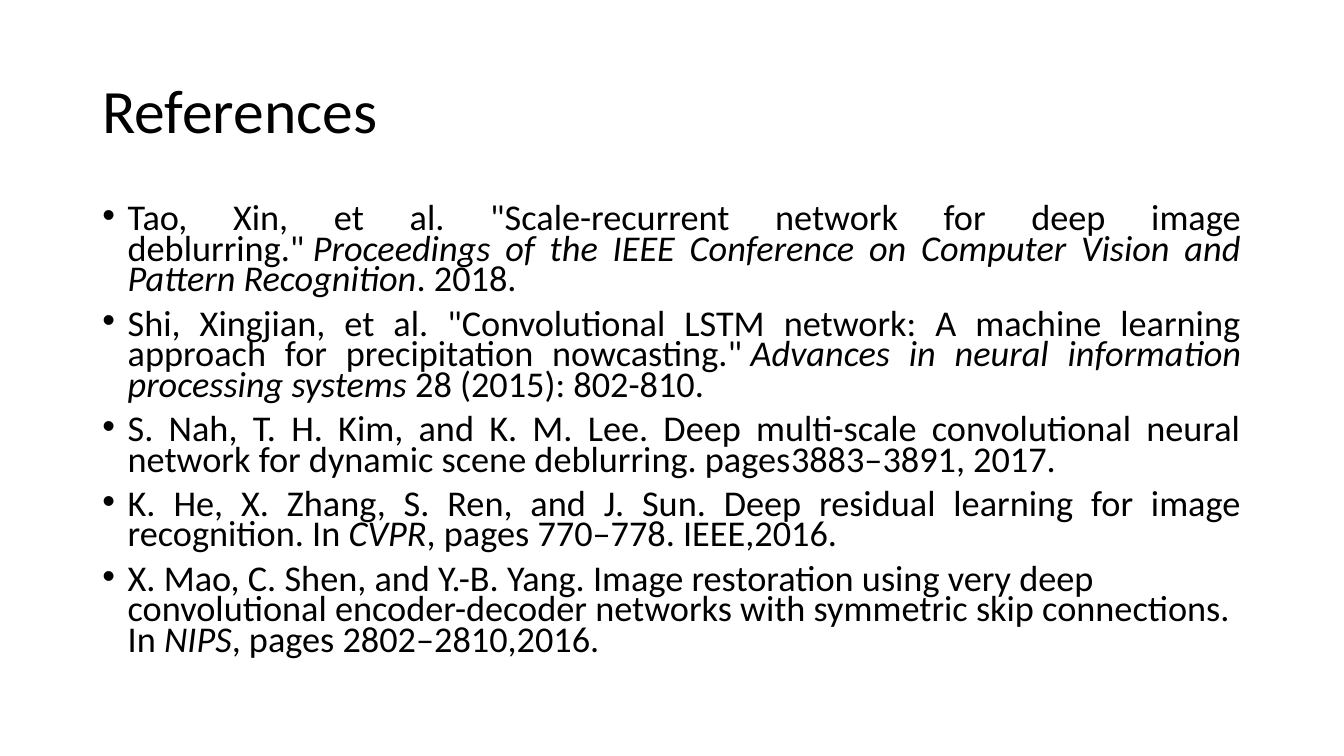
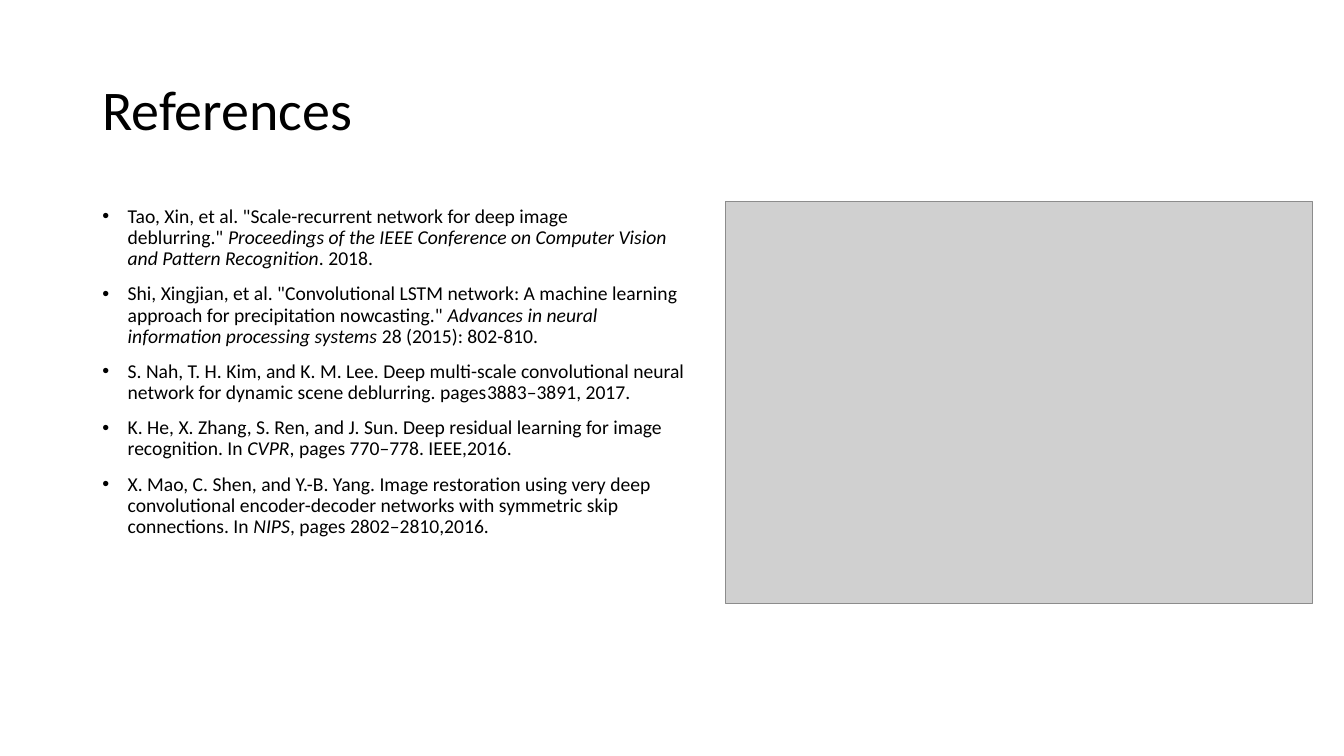
Before and after one commit to Tomlevron/Digital-image-processing, a slide deck: slide 27 of Slideshow/Scale-recurrent network for deblurring.pptx (slide 28 before the commit). Drawn at 1344x756 pixels with LibreOffice and Linux fonts; fonts in the diff are those of the drawing; grey boxes stand for pictures. Boxes give left, top, right and bottom in pixels: in the first picture for what was removed or moved away, otherwise in the second. Text is boxed around its words. In the diff, an @@ line names an element or a change of style, - is before the commit and + after.

```diff
--- a/Slideshow/Scale-recurrent network for deblurring.pptx
+++ b/Slideshow/Scale-recurrent network for deblurring.pptx
@@ title "References" at box(102, 91, 352, 131): size 44 to 40 pt @@
@@ text "Tao, Xin, et al. "Scale-recurrent ..." at box(128, 209, 684, 537): size 25.9 to 14 pt; alignment justified to left; line spacing 0.7 to 0.9 @@
@@ picture added at box(726, 202, 1313, 604) @@
```
Also in this commit, not shown: 6 other slides changed.
